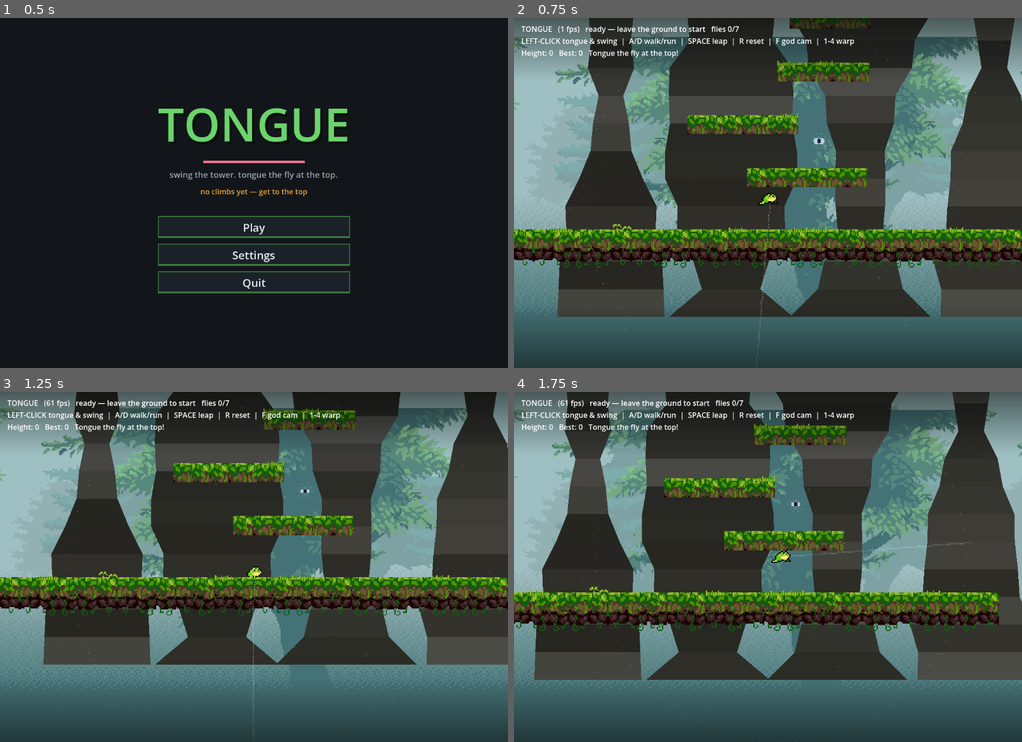
Above: before the commit, frames 1-4 (two rows, left to right).
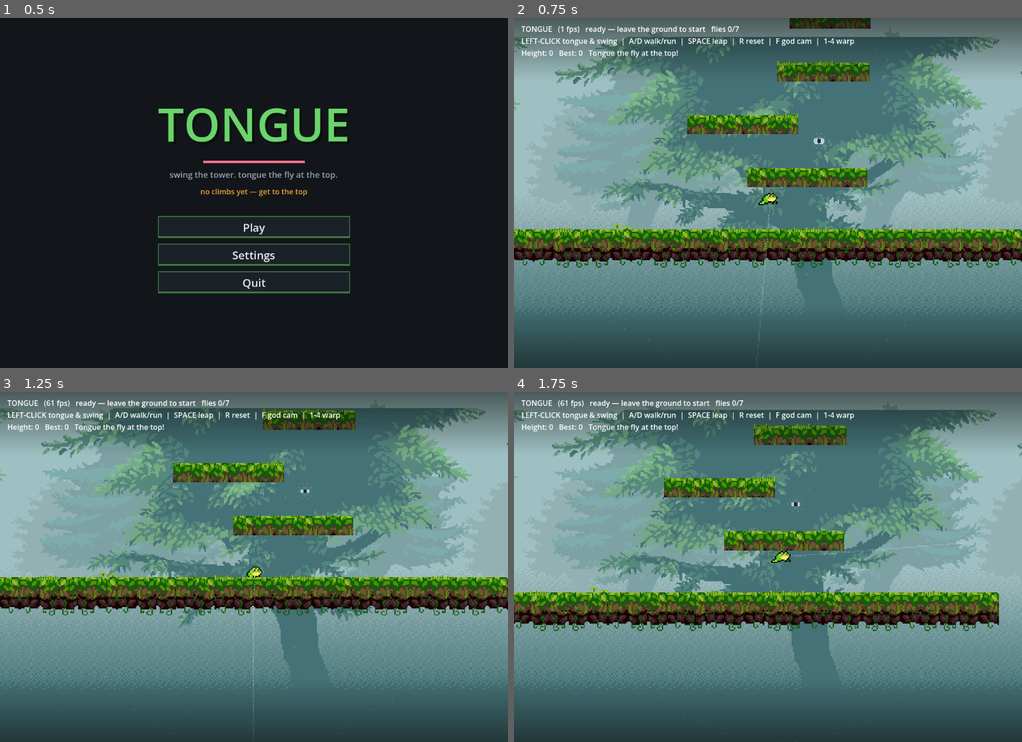
Above: after the commit, the same moments.

Repository: asg86260/Tongue
Game: Godot game, scene res://Title.tscn
Same seed, same stepped clock (60 frames per second), same inputs: the game is played once before the commit and once after it.
Inputs (mouse positions are in pixels of both pictures, inside the frame that each line leads up to):
- Up to frame 1 (0.5 s): no input
- Up to frame 2 (0.75 s): click "Play" at 0.5 s
- Up to frame 3 (1.25 s): no input
- Up to frame 4 (1.75 s): tap Enter at 1.25 s; move the mouse to (879, 549) at 1.27 s; press the mouse at (879, 549) at 1.28 s; hold D (move_right) from 1.28 s (still down); tap Space (jump) at 1.52 s

Frame 1 is identical in both runs. In frame 2, 43% of the frame differs, in the area x 8-100%, y 0-86%; in frame 3, 39%; in frame 4, 44%, in the area x 4-100%, y 0-83%.

Commit message:
Revert back-wall columns (clashed with the pixel-art parallax)
The flat-dark geometric columns read as a different visual language stacked on
the painterly parallax vista. Remove to a clean state; revisit background
structure with a cohesive approach. Keep the checkpoint holes + fullscreen fix.

Co-Authored-By: Claude Opus 4.8 <noreply@anthropic.com>

Diff:
--- a/Backwall.gd
+++ /dev/null
@@ -1,47 +0,0 @@
-extends Node2D
-
-# A near structural layer: dark, biome-tinted rock masses behind the ledges (no
-# collision) so the ledges read as growing from a cliff structure instead of floating
-# in void — gaps between the masses keep the parallax vista visible. Each mass is a
-# stack of width-varying, shade-varying trapezoids so it reads as rough rock, not a bar.
-# Drawn once; static. In front of the parallax (CanvasLayer -10), behind the ledges.
-
-const Biome := preload("res://Biome.gd")
-const SPAWN_Y := -40.0
-const TOPY := -5320.0
-const BOTY := 240.0
-const COLS := [-340.0, -80.0, 200.0, 490.0, 800.0]
-
-func _ready() -> void:
-	z_index = -4
-	queue_redraw()
-
-func _draw() -> void:
-	for i in COLS.size():
-		_mass(COLS[i], 116.0 + (i % 3) * 18.0, float(i) * 2.3, int(COLS[i]) * 31 + 7)
-
-func _mass(cx: float, base_hw: float, phase: float, seed: int) -> void:
-	var rng := RandomNumberGenerator.new()
-	rng.seed = seed
-	var step := 60.0
-	var y := BOTY
-	var pl := cx - base_hw
-	var pr := cx + base_hw
-	while y > TOPY:
-		var midy := y - step * 0.5
-		var col := _rock((SPAWN_Y - midy) / 100.0)
-		var hw := base_hw * (0.66 + 0.34 * sin(midy * 0.006 + phase)) + rng.randf_range(-16.0, 16.0)
-		var l := cx - hw
-		var r := cx + hw
-		# per-segment shade variation gives a rough rock surface
-		var shade: Color = col.lightened(rng.randf_range(0.0, 0.14)) if rng.randf() < 0.45 else col.darkened(rng.randf_range(0.0, 0.22))
-		draw_colored_polygon(
-			PackedVector2Array([Vector2(pl, y), Vector2(pr, y), Vector2(r, y - step), Vector2(l, y - step)]),
-			shade)
-		pl = l
-		pr = r
-		y -= step
-
-func _rock(hm: float) -> Color:
-	var t := Biome.tint(hm)
-	return Color(0.19 * t.r, 0.18 * t.g, 0.17 * t.b, 1.0)
--- a/Game.gd
+++ b/Game.gd
@@ -10,7 +10,6 @@
 const WinScreenScene := preload("res://WinScreen.gd")
 const BackdropScene := preload("res://Backdrop.gd")
 const AtmosphereScene := preload("res://Atmosphere.gd")
-const BackwallScene := preload("res://Backwall.gd")
 const Biome := preload("res://Biome.gd")
 
 const PIX := 2.6              # pixel-cell size for the chunky pixel-art draw helpers
@@ -58,7 +57,6 @@
 
 func _ready() -> void:
 	_build_level()
-	add_child(BackwallScene.new())   # structural rock columns behind the ledges
 	_build_player()
 	var backdrop := BackdropScene.new()   # ParallaxBackground; follows the camera, layer -10
 	backdrop.target = player
Not shown, added: Biome.gd.uid
Not shown, added: Main.tscn1731246642.tmp
